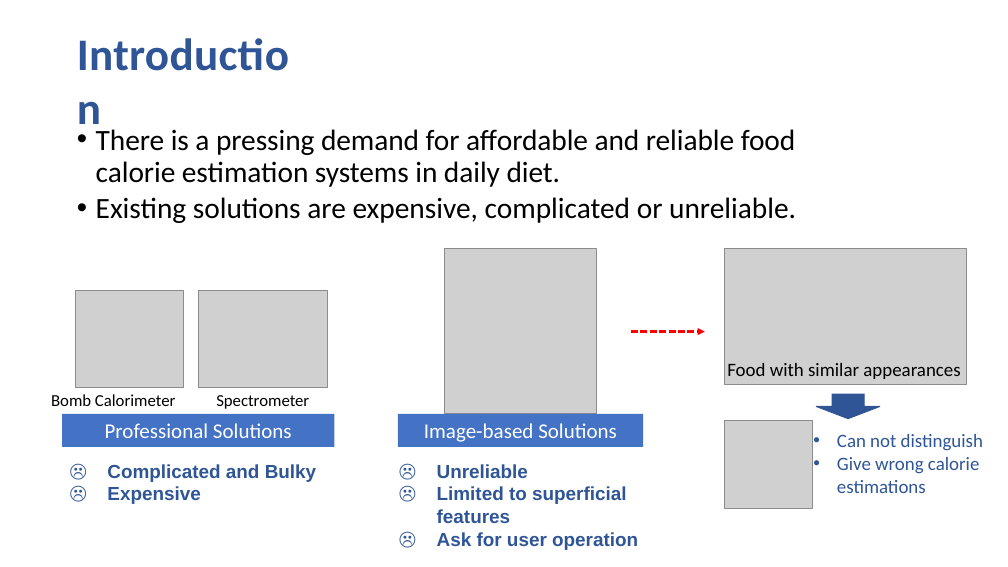
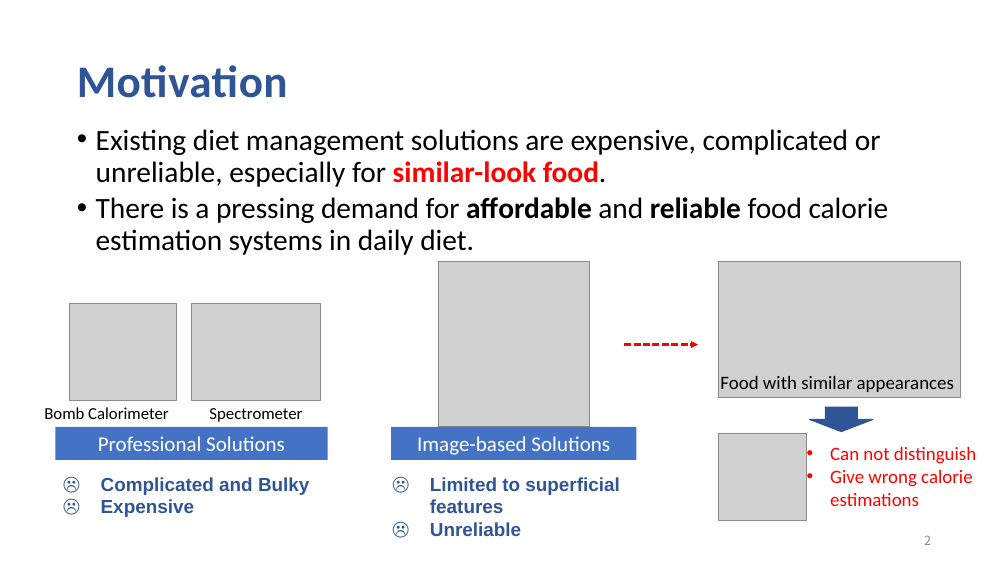
Before and after one commit to hyanhu/hyanhu.github.io, a slide deck: slide 2 of files/NIRSCAM.pptx. Drawn at 1008x567 pixels with LibreOffice and Linux fonts; fonts in the diff are those of the drawing; grey boxes stand for pictures. Boxes give left, top, right and bottom in pixels: in the first picture for what was removed or moved away, otherwise in the second. Text is boxed around its words. In the diff, an @@ line names an element or a change of style, - is before the commit and + after.

```diff
--- a/files/NIRSCAM.pptx
+++ b/files/NIRSCAM.pptx
@@ title at box(77, 65, 288, 98): text changed @@
-Introduction
+Motivation
@@ text at box(96, 129, 881, 187): paragraph added @@
+• Existing diet management solutions are expensive, complicated or unreliable, especially for similar-look food.
@@ text at box(96, 197, 796, 223): paragraph removed @@
-• Existing solutions are expensive, complicated or unreliable.
@@ text at box(96, 197, 889, 255): bold on in "affordable reliable" @@
@@ 5 pictures, 5 texts, 2 rectangles, 1 down arrow, 1 arrow: place and size @@
-5 pictures, 5 texts, 2 rectangles, 1 down arrow, 1 arrow at box(51, 248, 983, 508)
+5 pictures, 5 texts, 2 rectangles, 1 down arrow, 1 arrow at box(44, 261, 976, 521)
@@ text "Can not distinguish" at box(830, 447, 976, 506): text colour #2F5597 to #FF0000 @@
@@ text "Limited to superficial features": place and size @@
-text "Limited to superficial features" at box(437, 464, 638, 550)
+text "Limited to superficial features" at box(430, 477, 619, 536)
@@ text at box(430, 477, 619, 513): paragraph added @@
+☹ Limited to superficial features
@@ text at box(437, 486, 638, 550): paragraphs removed @@
-☹ Limited to superficial features
-☹ Ask for user operation
@@ page number added at box(924, 536, 931, 545), 12 pt, text #8C8C8C @@
+2
```
Also in this commit, not shown: 2 other slides changed, 9 slides added, 3 slides removed, 1 other file.
